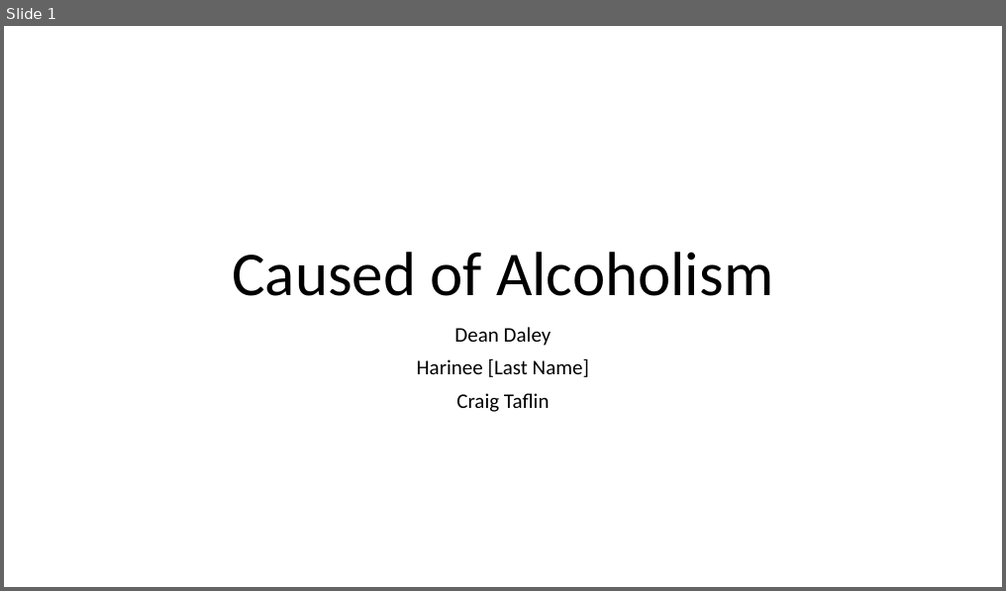
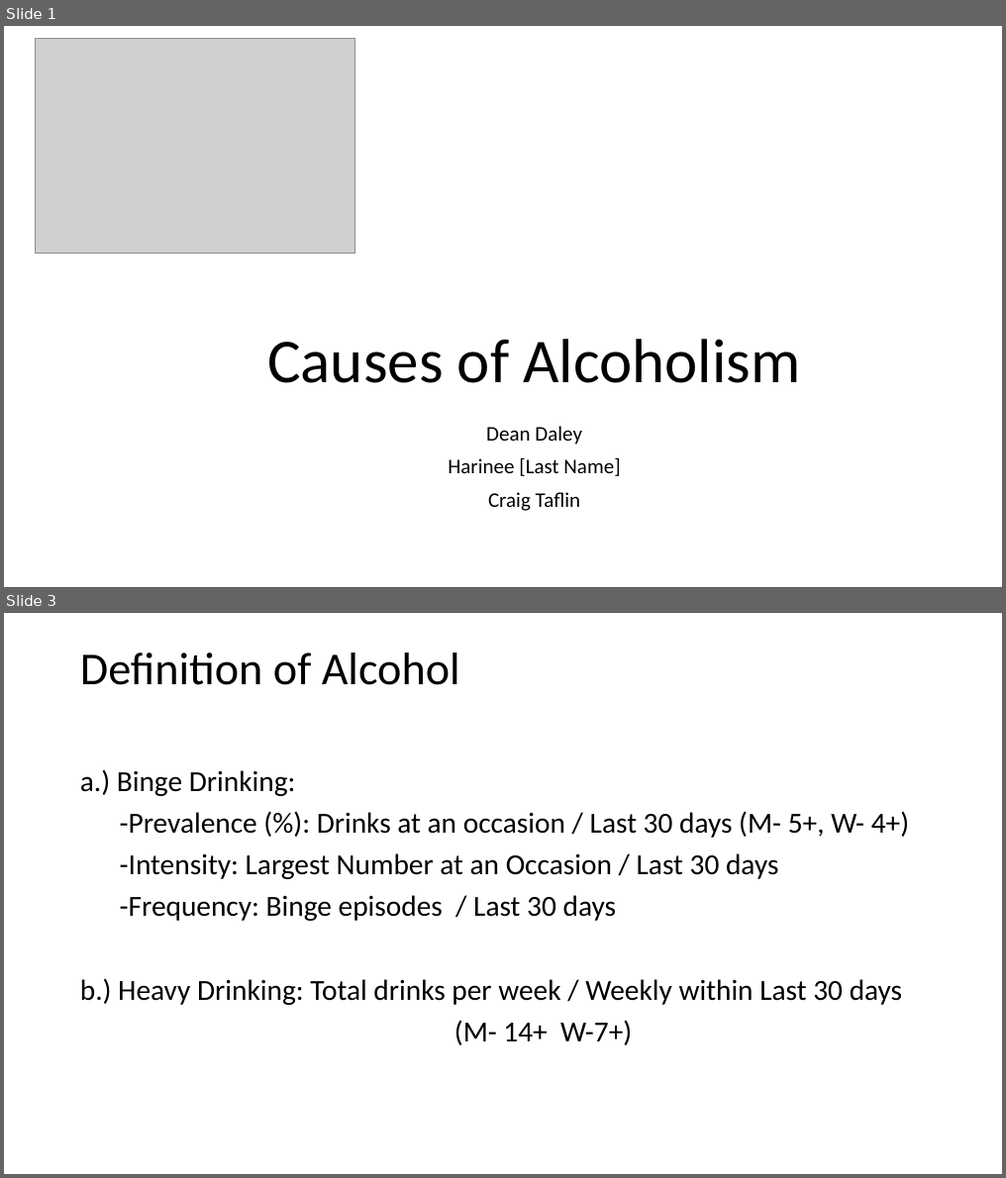
Before and after one commit to cmtaflin/Groupb2, a slide deck: Caused of Alcoholism.pptx. Shown one above the other, each under a label of ours: slide 1 before the commit, slides 1 and 3 after it; the slides between them are not shown. The pictures are 1006x591 and 1006x1178 pixels, drawn with LibreOffice and Linux fonts; fonts in the diff are those of the drawing; grey boxes stand for pictures. Boxes give left, top, right and bottom in pixels: in the first picture for what was removed or moved away, otherwise in the second. Text is boxed around its words. In the diff, an @@ line names an element or a change of style, - is before the commit and + after.

```diff
--- a/Caused of Alcoholism.pptx
+++ b/Caused of Alcoholism.pptx
@@ slide 3 added at box(4, 613, 1002, 1174), background #FFFFFF @@
@@ title added at box(80, 653, 460, 685), 44 pt, text #000000 @@
+Definition of Alcohol
@@ text added at box(80, 769, 909, 1046), 28 pt, text #000000 @@
+a.) Binge Drinking:
+-Prevalence (%): Drinks at an occasion / Last 30 days (M- 5+, W- 4+)
+-Intensity: Largest Number at an Occasion / Last 30 days
+-Frequency: Binge episodes / Last 30 days
+b.) Heavy Drinking: Total drinks per week / Weekly within Last 30 days
+(M- 14+ W-7+)
@@ slide 1 changed as well @@
@@ picture added at box(36, 39, 355, 254) @@
@@ title at box(267, 339, 801, 383): text changed @@
-Caused of Alcoholism
+Causes of Alcoholism
@@ subtitle "Dean Daley": place and size @@
-subtitle "Dean Daley" at box(417, 327, 589, 412)
+subtitle "Dean Daley" at box(448, 426, 620, 511)
```
Also in this commit, not shown: 2 other slides changed, 6 other slides added, 1 slide removed, 4 other files.
